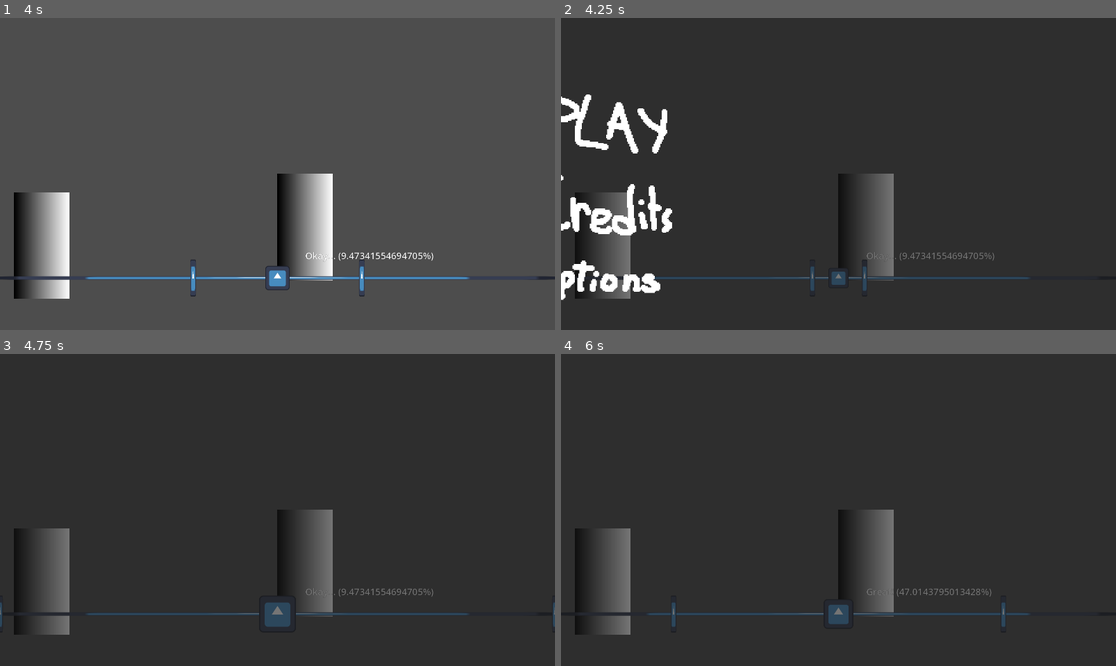
Above: before the commit, frames 1-4 (two rows, left to right).
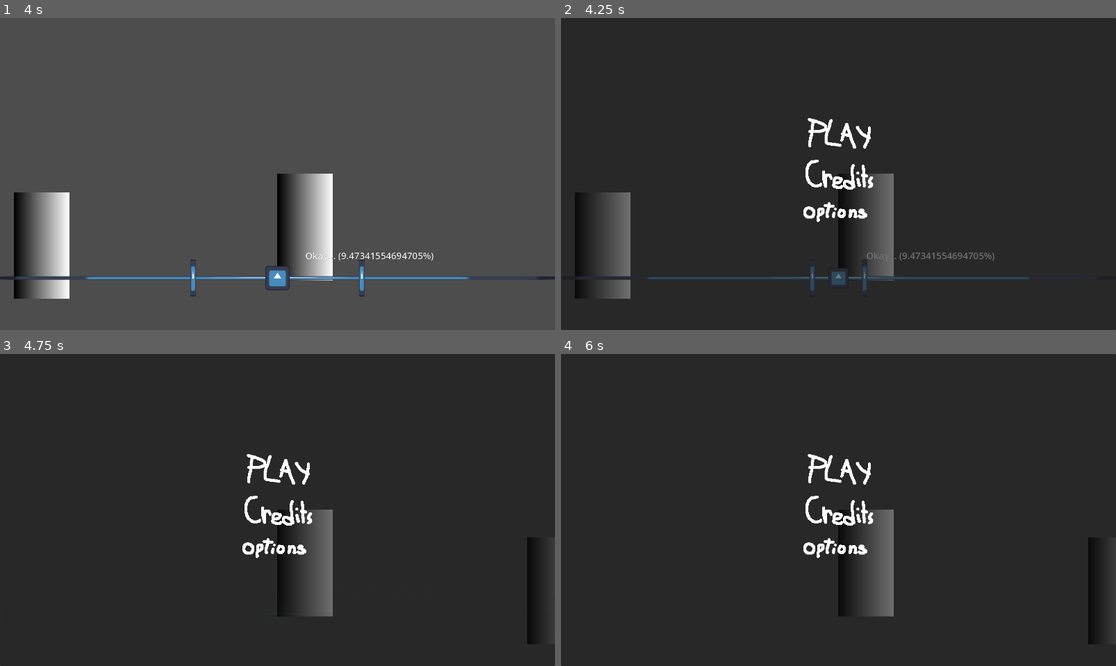
Above: after the commit, the same moments.

Repository: Quarticore/UntitledTomatoGame
Game: Godot game, scene res://scenes/main.tscn
The game is run twice, just before and just after one commit, with the same random seed, the same clock (stepped at 60 frames per second) and the same inputs. The engine's default icon, where the game draws it, is replaced by a stand-in: a white triangle on a blue panel in a dark square. Sound files missing from this copy of the repository are replaced by a short silence.
Inputs (mouse positions are in pixels of both pictures, inside the frame that each line leads up to):
- Up to frame 1 (4 s): tap Enter at 0.5 s; move the mouse to (149, 180) at 0.52 s; hold D (InputRight) 0.53-1.28 s; click (149, 180) at 0.6 s; move the mouse to (554, 255) at 1.27 s; hold A (InputLeft) 1.28-2.03 s; tap S (InputMiddle) at 1.35, 2.85 s; click (554, 255) at 1.42 s; move the mouse to (305, 227) at 2.02 s; hold D (InputRight) 2.03-3.53 s; click (305, 227) at 2.1 s; move the mouse to (249, 236) at 2.77 s; click (249, 236) at 2.92 s; move the mouse to (444, 220) at 3.52 s; hold A (InputLeft) from 3.53 s (still down); click (444, 220) at 3.6 s
- Up to frame 2 (4.25 s): keep holding A (InputLeft); tap Escape (Pause) at 4.15 s
- Up to frame 3 (4.75 s): release A (InputLeft) at 4.25 s; click (44, 541) at 4.27 s
- Up to frame 4 (6 s): move the mouse to (672, 463) at 5.02 s; hold A (InputLeft) from 5.03 s (still down); tap S (InputMiddle) at 5.1 s; move the mouse to (866, 510) at 5.77 s; click (866, 510) at 5.85 s

Frame 1 is identical in both runs. In frame 2, 4.2% of the frame differs, in the area x 0-57%, y 24-91%; in frame 3, 4.3%, in the area x 0-100%, y 32-93%; in frame 4, 4.2%.

Commit message:
Change pause menu to spawn in UI viewport

Diff:
--- a/assets/scripts/main_menu.gd
+++ b/assets/scripts/main_menu.gd
@@ -1,4 +1,5 @@
 extends Menu
+
 
 var credits: PackedScene = load("res://scenes/credits_menu.tscn")
 var options: PackedScene = load("res://scenes/options_menu.tscn")
--- a/assets/scripts/menu.gd
+++ b/assets/scripts/menu.gd
@@ -1,5 +1,11 @@
 class_name Menu extends Control
 
 
+@onready var ui_viewport: SubViewport = %UIViewport
+
+
 func add_to_scene(scene: Node) -> void:
-	get_tree().root.add_child(scene)
+	if ui_viewport:
+		ui_viewport.add_child(scene)
+	else:
+		get_tree().root.add_child(scene)
--- a/assets/scripts/pause.gd
+++ b/assets/scripts/pause.gd
@@ -2,6 +2,9 @@
 
 const MENU = preload("res://scenes/main_menu.tscn")
 var menu_ref = null
+
+@onready var ui_viewport = %UIViewport
+
 
 func _process(delta: float) -> void:
 	if Input.is_action_just_pressed("Pause"):
@@ -9,8 +12,8 @@
 			menu_ref.queue_free()
 			menu_ref = null
 		else:
-			# Instantiate the menu at the root
+			# Instantiate the menu in the ui viewport
 			menu_ref = MENU.instantiate()
-			get_window().add_child.call_deferred(menu_ref)
+			ui_viewport.add_child.call_deferred(menu_ref)
 
 	pass
--- a/scenes/main.tscn
+++ b/scenes/main.tscn
@@ -101,6 +101,7 @@
 [node name="AudioManager" parent="." instance=ExtResource("3_m7yqh")]
 
 [node name="UIViewport" type="SubViewport" parent="."]
+unique_name_in_owner = true
 disable_3d = true
 transparent_bg = true
 handle_input_locally = false
Not shown: 1 places in scenes/main.tscn that only renumber resources
